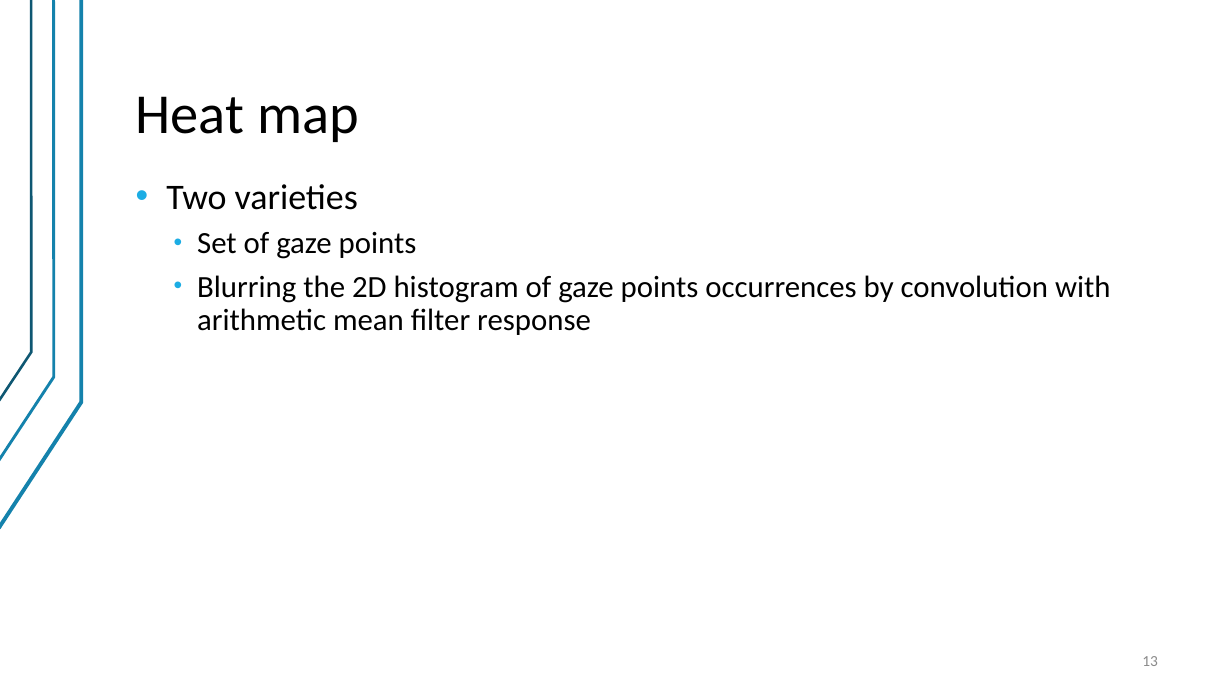
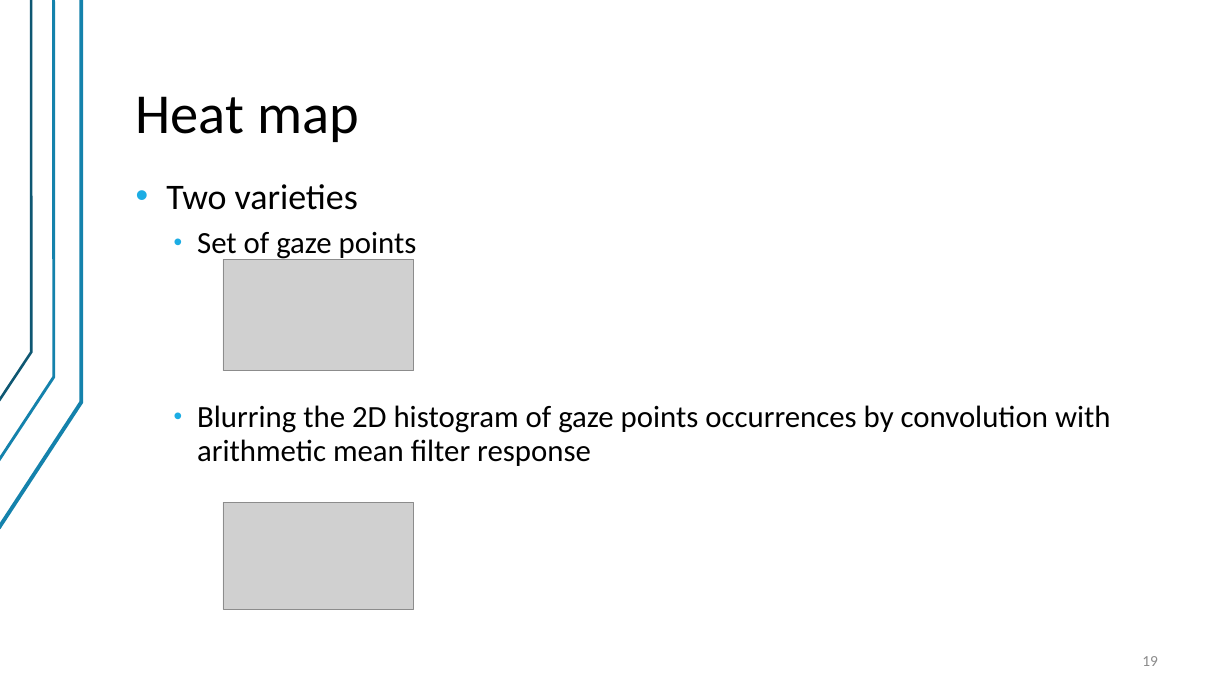
Before and after one commit to valber-8/emotracker, a slide deck: slide 19 of EmotionsTracker.pptx (slide 13 before the commit). Drawn at 1232x693 pixels with LibreOffice and Linux fonts; fonts in the diff are those of the drawing; grey boxes stand for pictures. Boxes give left, top, right and bottom in pixels: in the first picture for what was removed or moved away, otherwise in the second. Text is boxed around its words. In the diff, an @@ line names an element or a change of style, - is before the commit and + after.

```diff
--- a/EmotionsTracker.pptx
+++ b/EmotionsTracker.pptx
@@ text "Two varieties" rewrapped from [166,184,1111,335] to [166,184,1111,466] @@
@@ picture added at [223,260,413,372] @@
@@ picture added at [223,503,413,610] @@
@@ page number at [1142,656,1158,666]: text changed @@
-13
+19
```
Also in this commit, not shown: 3 other slides changed, 5 slides added, 10 other files.
